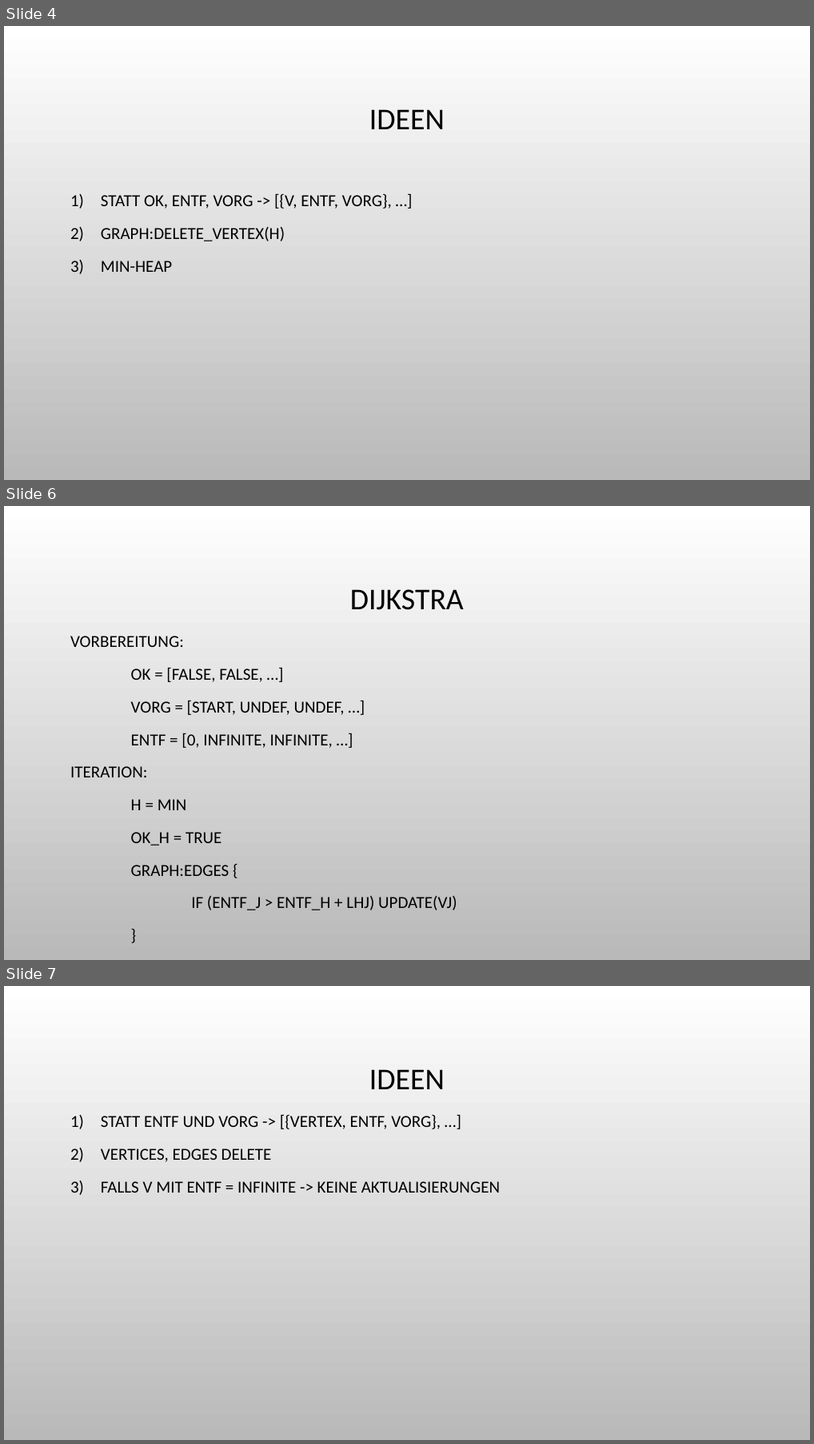
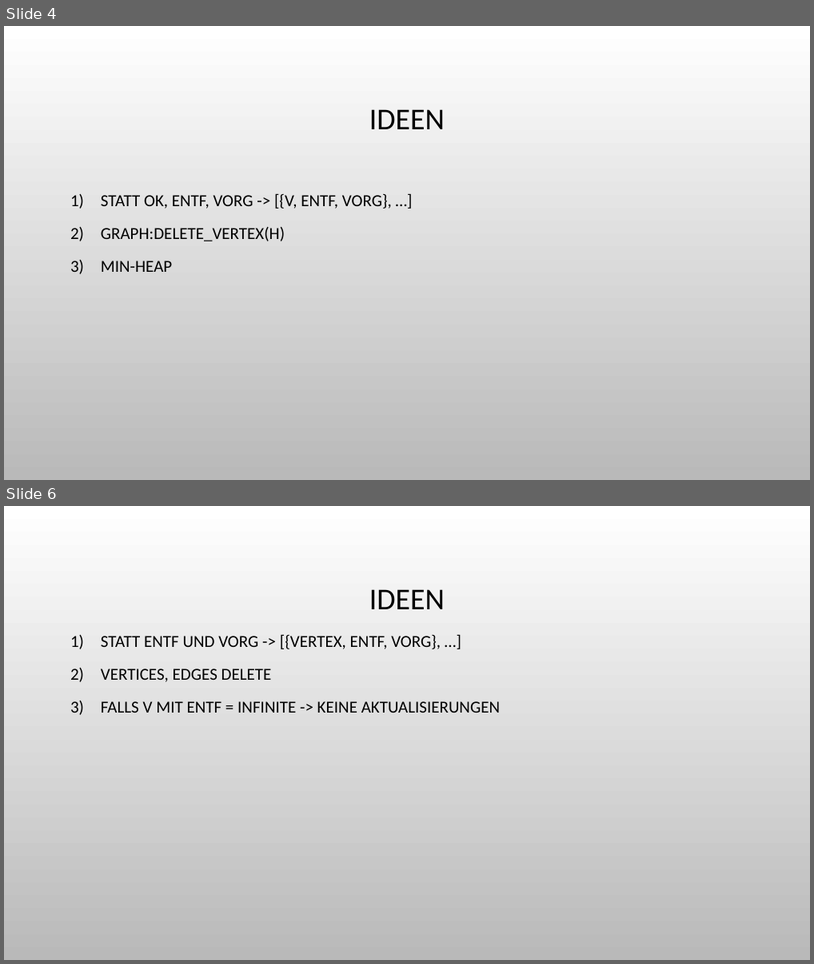
Before and after one commit to Shryne/GKA_Pruefung, a slide deck: GKA Aufgabe 2.pptx. Shown one above the other, each under a label of ours: slides 4, 6 and 7 before the commit, slides 4 and 6 after it; the slides between them are not shown. The pictures are 814x1444 and 814x964 pixels, drawn with LibreOffice and Linux fonts; fonts in the diff are those of the drawing; background and template pictures are left out. Boxes give left, top, right and bottom in pixels: in the first picture for what was removed or moved away, otherwise in the second. Text is boxed around its words. In the diff, an @@ line names an element or a change of style, - is before the commit and + after.

```diff
--- a/GKA Aufgabe 2.pptx
+++ b/GKA Aufgabe 2.pptx
@@ slide 6 removed at [4,506,810,960], background picture (left out) @@
@@ title removed at [350,589,464,610] @@
-DIJKSTRA
@@ text removed at [70,636,458,910] @@
-VORBEREITUNG:
-OK = [FALSE, FALSE, …]
-VORG = [START, UNDEF, UNDEF, …]
-ENTF = [0, INFINITE, INFINITE, …]
-ITERATION:
-H = MIN
-OK_H = TRUE
-GRAPH:EDGES {
-IF (ENTF_J > ENTF_H + LHJ) UPDATE(VJ)
-}
@@ what was slide 7 is now slide 6 @@
```
Also in this commit, not shown: 1 slide changed, 3 slides added, 10 other files.
